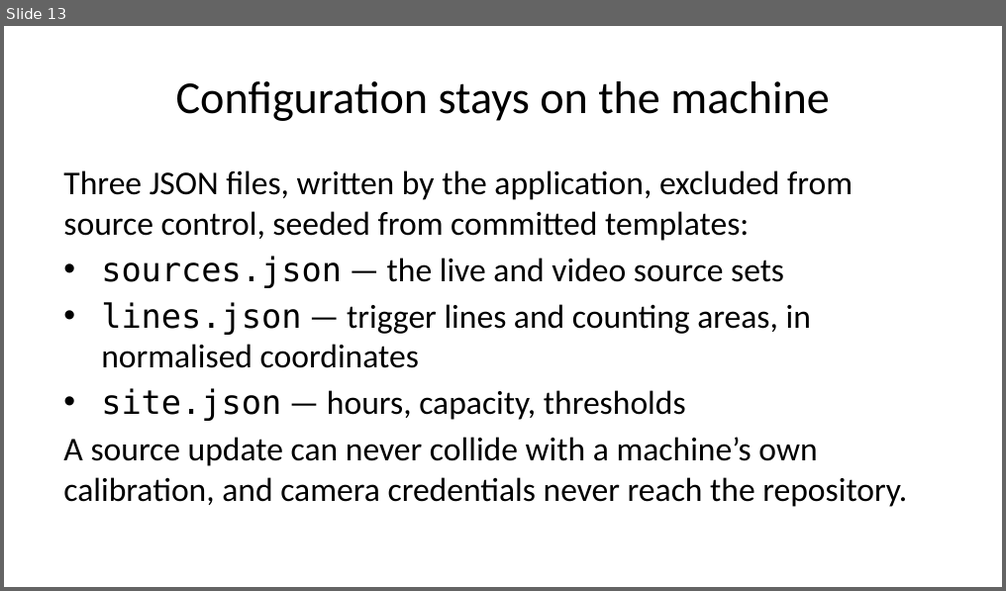
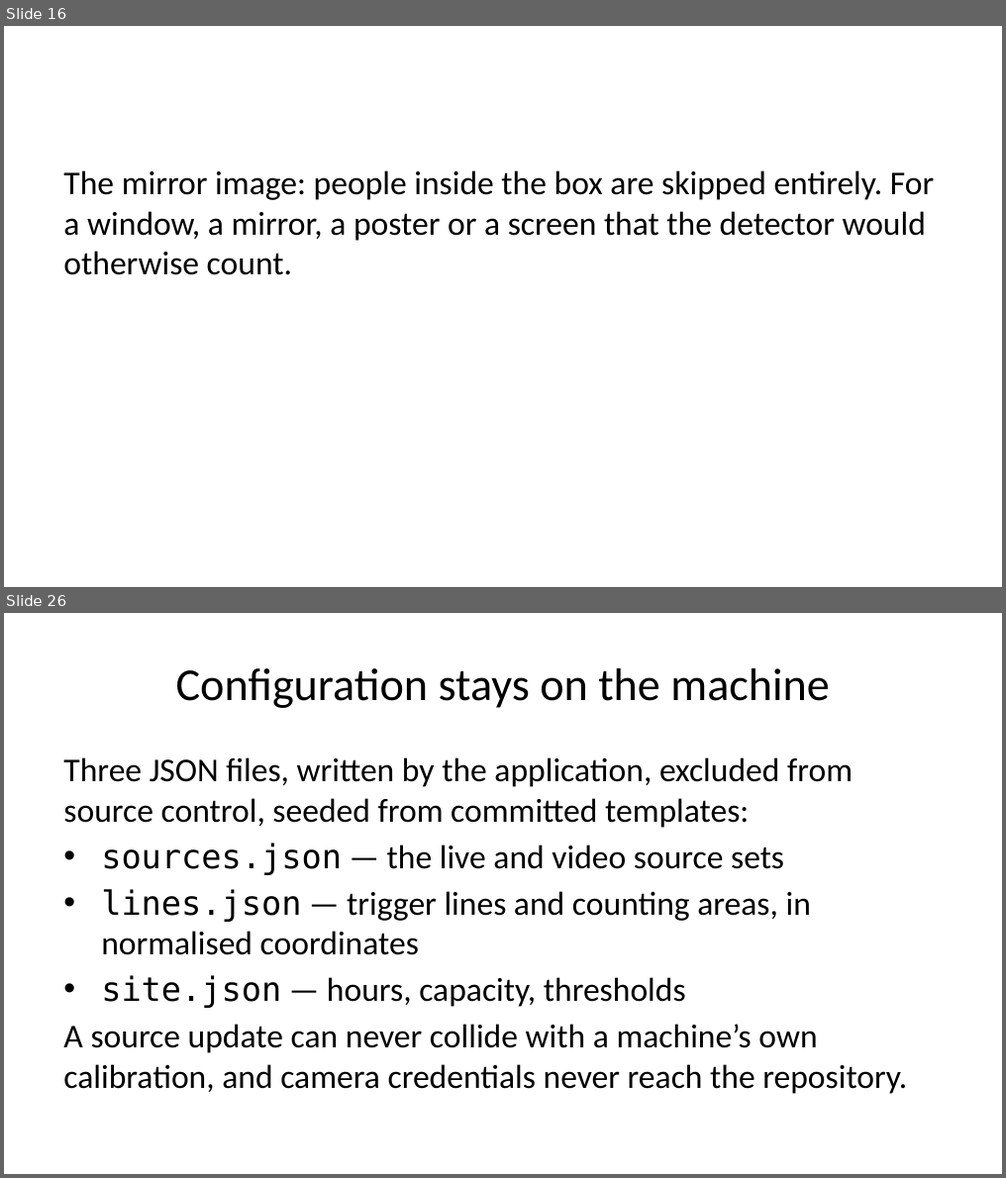
Before and after one commit to felixyustian/visitor-counting-console, a slide deck: docs/Visitor-Counting-Console-Deck.pptx. Shown one above the other, each under a label of ours: slide 13 before the commit, slides 16 and 26 after it; the slides between them are not shown. The pictures are 1006x591 and 1006x1178 pixels, drawn with LibreOffice and Linux fonts; fonts in the diff are those of the drawing. Boxes give left, top, right and bottom in pixels: in the first picture for what was removed or moved away, otherwise in the second. Text is boxed around its words. In the diff, an @@ line names an element or a change of style, - is before the commit and + after.

```diff
--- a/docs/Visitor-Counting-Console-Deck.pptx
+++ b/docs/Visitor-Counting-Console-Deck.pptx
@@ slide 16 added at (x1=4, y1=26, x2=1002, y2=587), background #FFFFFF @@
@@ text added at (x1=63, y1=171, x2=934, y2=275), 24 pt, text #000000 @@
+The mirror image: people inside the box are skipped entirely. For a window, a mirror, a poster or a screen that the detector would otherwise count.
@@ what was slide 13 is now slide 26 @@
```
Also in this commit, not shown: 12 slides changed, 13 other slides added, 1 slide removed, 17 other files.
